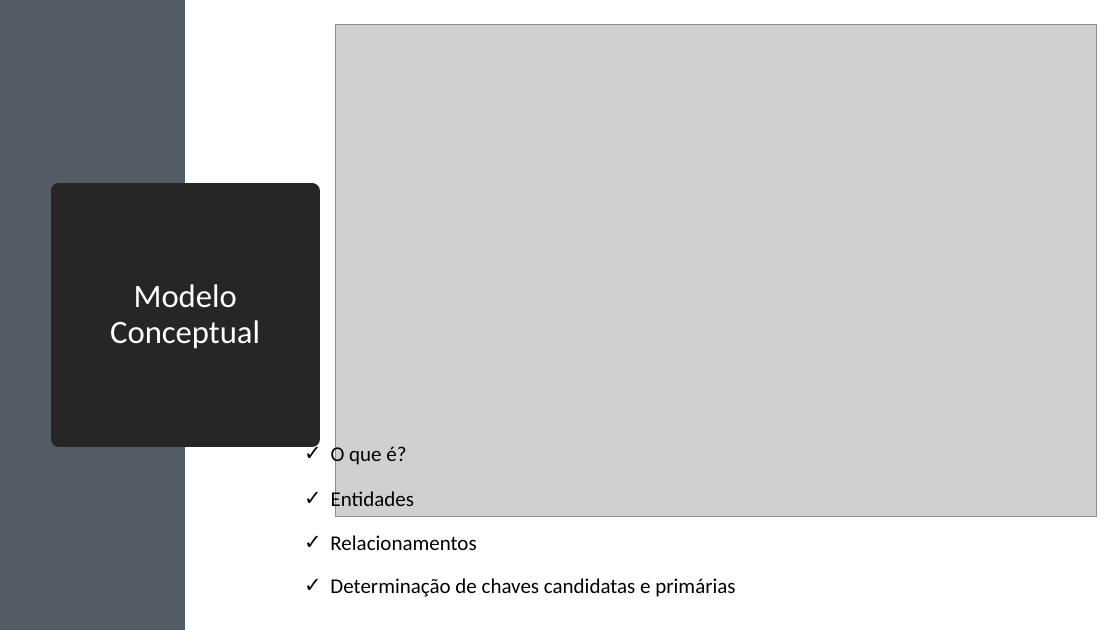
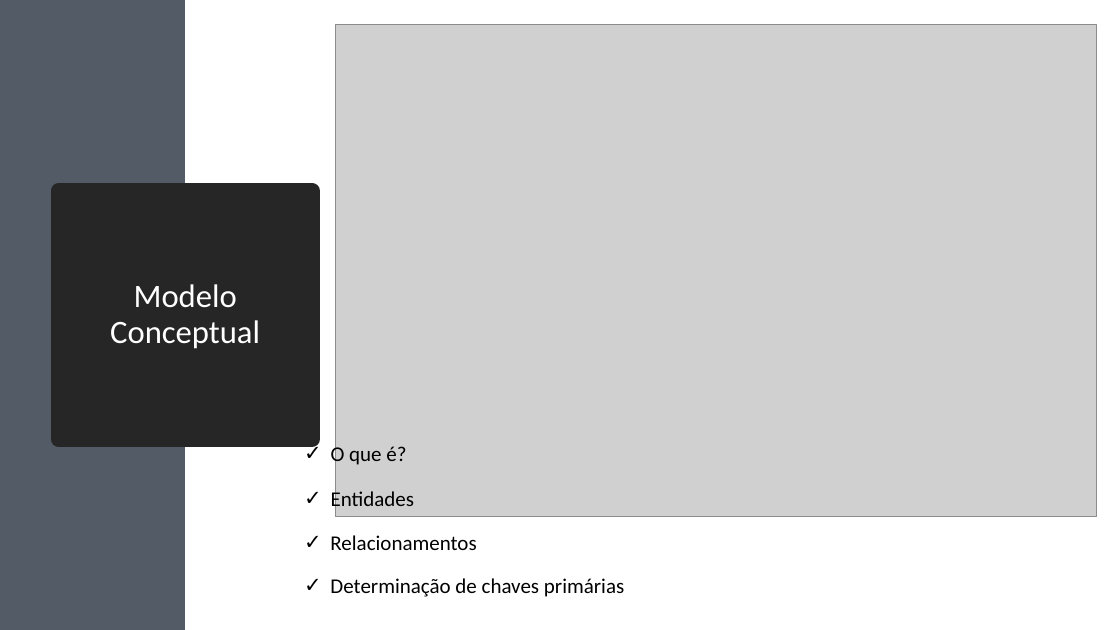
Before and after one commit to puyol105/BD, a slide deck: slide 4 of Slides.pptx. Drawn at 1120x630 pixels with LibreOffice and Linux fonts; fonts in the diff are those of the drawing; grey boxes stand for pictures. Boxes give left, top, right and bottom in pixels: in the first picture for what was removed or moved away, otherwise in the second. Text is boxed around its words. In the diff, an @@ line names an element or a change of style, - is before the commit and + after.

```diff
--- a/Slides.pptx
+++ b/Slides.pptx
@@ text at bbox=[330, 578, 624, 597]: text changed @@
-✓ Determinação de chaves candidatas e primárias
+✓ Determinação de chaves primárias
```
Also in this commit, not shown: 2 other slides changed.
